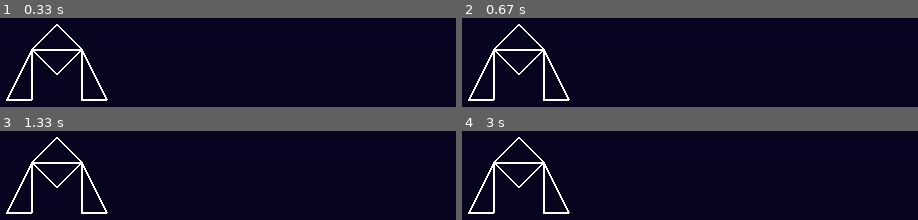
Above: before the commit, frames 1-4 (two rows, left to right).
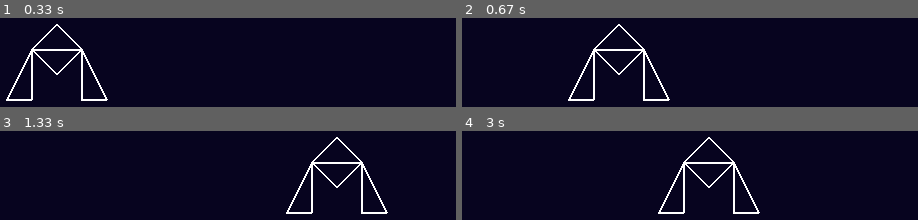
Above: after the commit, the same moments.

Repository: gnikkoch96/pygame-projects
Game: pygame game, started from test_game/shootemup_game/main.py
The game is run twice, just before and just after one commit, with the same random seed, the same clock (stepped at 60 frames per second) and the same inputs.
Inputs:
- Up to frame 1 (0.33 s): no input
- Up to frame 2 (0.67 s): hold Right from 0.33 s (still down)
- Up to frame 3 (1.33 s): release Right at 0.8 s; hold Right 0.83-1.3 s
- Up to frame 4 (3 s): hold Left 1.33-1.87 s; hold Left 1.9-2.3 s; hold Right 2.33-2.97 s

Frame 1 is identical in both runs. In frame 2, 3.8% of the frame differs, in the area x 1-46%, y 6-94%; in frame 3, 3.9%, in the area x 1-86%, y 6-94%; in frame 4, 3.9%.

Commit message:
feat: can now move space ship with keys

Diff:
--- a/test_game/shootemup_game/entities/player.py
+++ b/test_game/shootemup_game/entities/player.py
@@ -1,4 +1,5 @@
 import pygame
+from config import SCREEN_WIDTH
 
 class Player:
     def __init__(self, x: int, y: int, speed: int = 5):
@@ -11,7 +12,12 @@
         self.rect = pygame.Rect(self.x, self.y, self.width, self.height)
 
     def handle_input(self, keys):
-        print(keys)
+        if keys[pygame.K_LEFT]:
+            self.x -= 5
+
+        if keys[pygame.K_RIGHT]:
+            self.x += 5
+
 
     def update(self):
         pass
--- a/test_game/shootemup_game/main.py
+++ b/test_game/shootemup_game/main.py
@@ -25,6 +25,9 @@
         if event.type == pygame.QUIT:
             running = False
 
+    keys = pygame.key.get_pressed()
+    player.handle_input(keys)
+
 def update():
     player.update()
 
